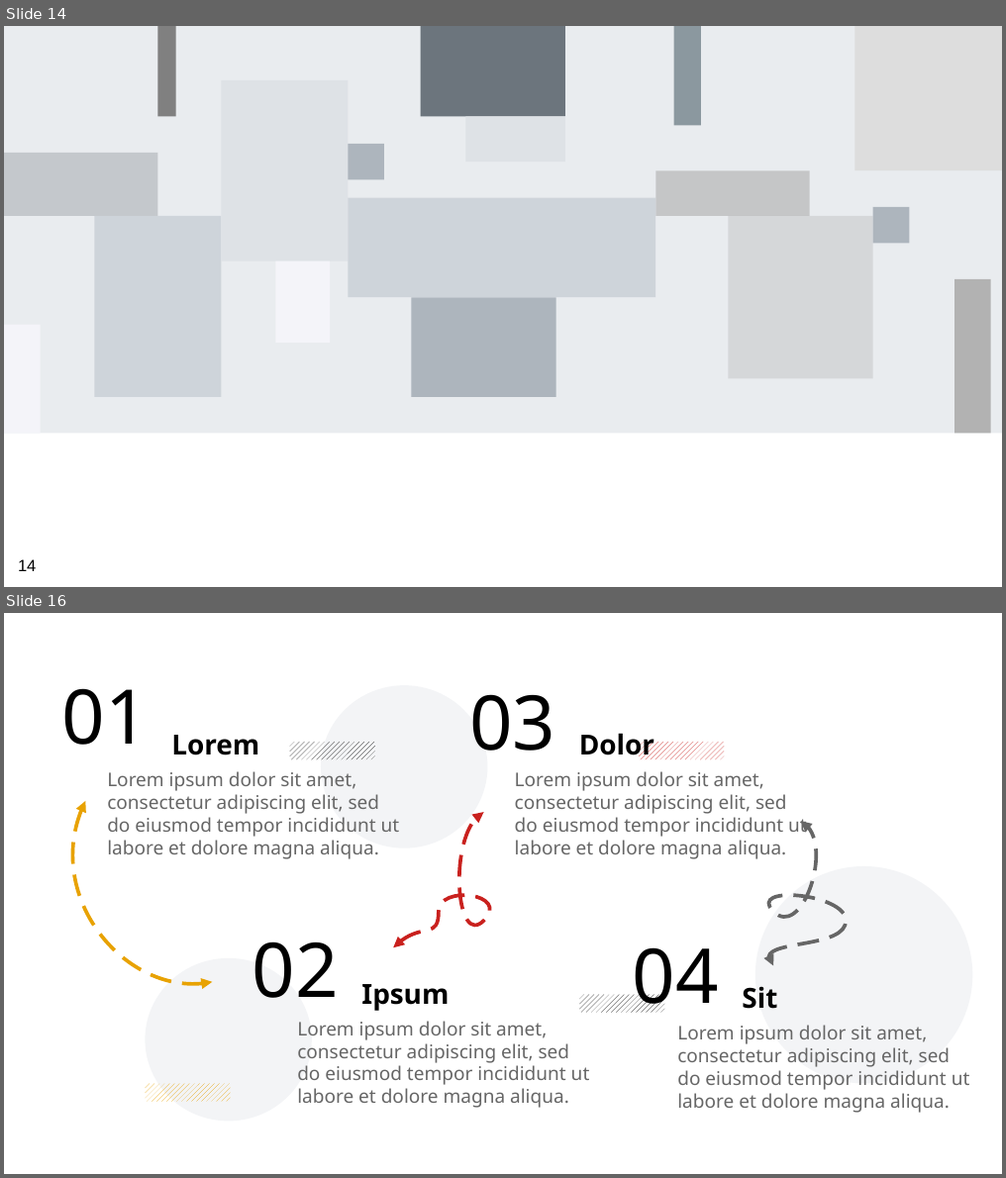
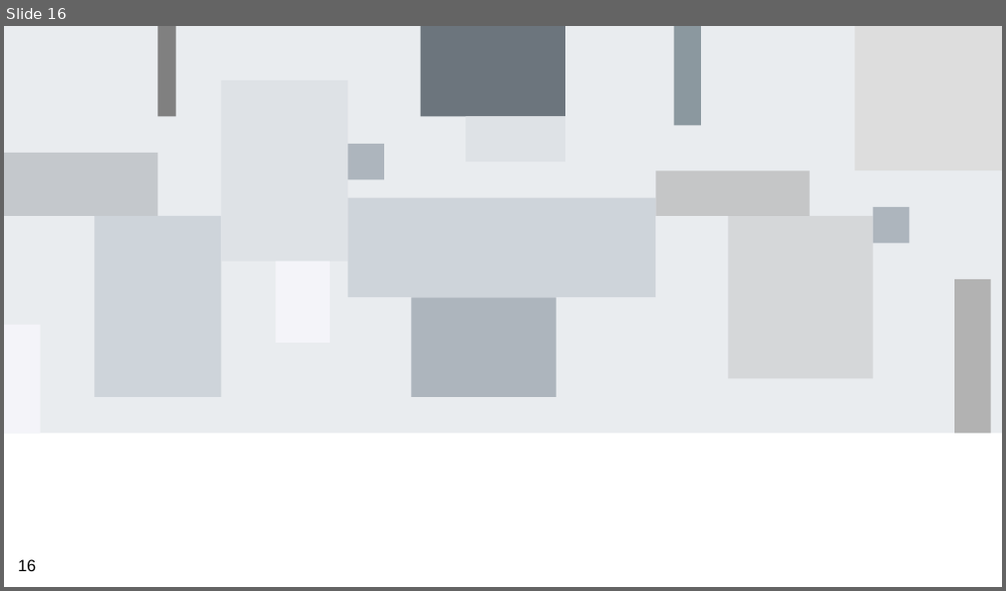
Before and after one commit to jmb-oddbook/ecom_project, a slide deck: presentation/vs_electronics.odp. Shown one above the other, each under a label of ours: slides 14 and 16 before the commit, slide 16 after it; the slides between them are not shown. The pictures are 1006x1178 and 1006x591 pixels, drawn with LibreOffice and Linux fonts; fonts in the diff are those of the drawing. Boxes give left, top, right and bottom in pixels: in the first picture for what was removed or moved away, otherwise in the second. Text is boxed around its words. In the diff, an @@ line names an element or a change of style, - is before the commit and + after.

```diff
--- a/presentation/vs_electronics.odp
+++ b/presentation/vs_electronics.odp
@@ slide 16 removed at bbox=[4, 613, 1002, 1174], background #FFFFFF @@
@@ text removed at bbox=[62, 688, 149, 745] @@
-01
@@ ellipse removed at bbox=[321, 685, 487, 849] @@
@@ text removed at bbox=[469, 694, 555, 751] @@
-03
@@ text removed at bbox=[171, 735, 259, 756] @@
-Lorem
@@ rectangle removed at bbox=[290, 742, 375, 760] @@
@@ text removed at bbox=[579, 733, 654, 760] @@
-Dolor
@@ rectangle removed at bbox=[639, 742, 724, 760] @@
@@ text removed at bbox=[107, 771, 400, 860] @@
-Lorem ipsum dolor sit amet, consectetur adipiscing elit, sed do eiusmod tempor incididunt ut labore et dolore magna aliqua.
@@ text removed at bbox=[515, 771, 807, 860] @@
-Lorem ipsum dolor sit amet, consectetur adipiscing elit, sed do eiusmod tempor incididunt ut labore et dolore magna aliqua.
@@ freeform shape removed at bbox=[73, 801, 212, 984] @@
@@ freeform shape removed at bbox=[393, 812, 490, 948] @@
@@ freeform shape removed at bbox=[769, 821, 846, 966] @@
@@ ellipse removed at bbox=[755, 866, 973, 1084] @@
@@ ellipse removed at bbox=[146, 959, 312, 1122] @@
@@ text removed at bbox=[252, 942, 339, 998] @@
-02
@@ text removed at bbox=[633, 948, 719, 1013] @@
-04
@@ text removed at bbox=[361, 984, 449, 1011] @@
-Ipsum
@@ rectangle removed at bbox=[580, 995, 665, 1013] @@
@@ text removed at bbox=[742, 986, 777, 1009] @@
-Sit
@@ text removed at bbox=[297, 1021, 590, 1108] @@
-Lorem ipsum dolor sit amet, consectetur adipiscing elit, sed do eiusmod tempor incididunt ut labore et dolore magna aliqua.
@@ text removed at bbox=[677, 1025, 970, 1113] @@
-Lorem ipsum dolor sit amet, consectetur adipiscing elit, sed do eiusmod tempor incididunt ut labore et dolore magna aliqua.
@@ rectangle removed at bbox=[146, 1084, 231, 1102] @@
@@ what was slide 14 is now slide 16 @@
@@ page number at bbox=[18, 560, 36, 571]: text changed @@
-14
+16
```
Also in this commit, not shown: 6 slides changed, 4 slides added, 2 other slides removed, 5 other files.
